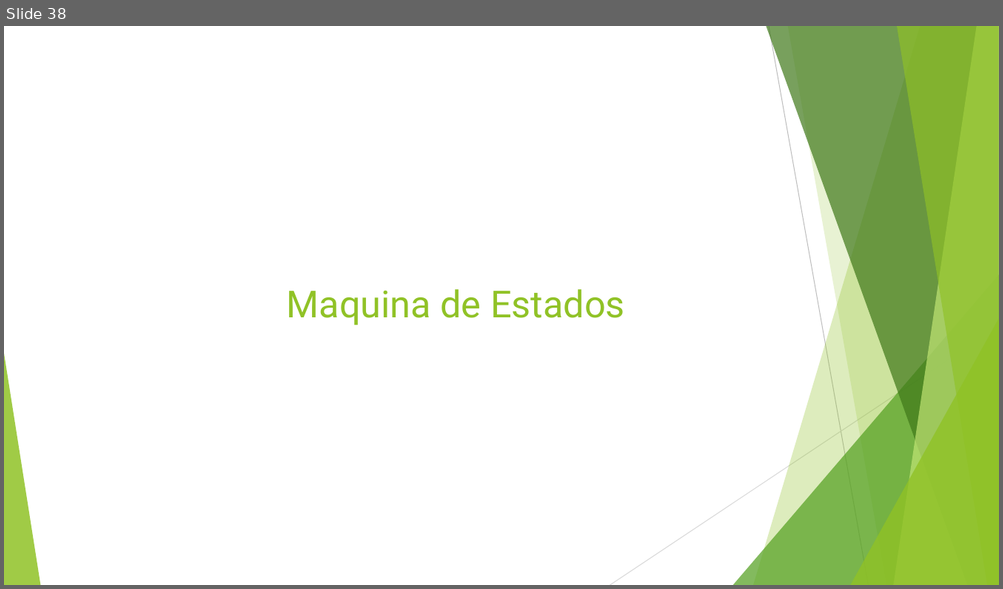
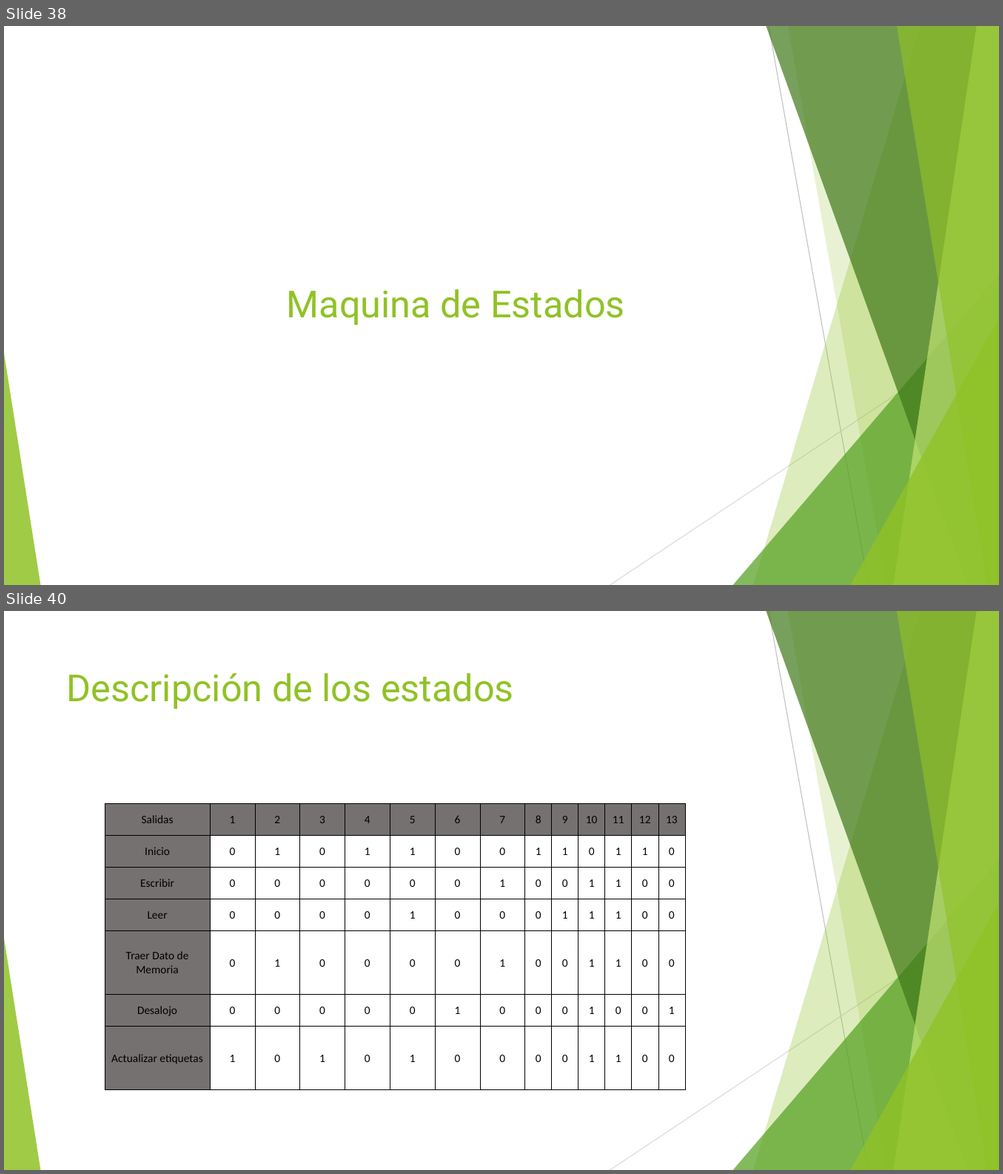
Before and after one commit to debruynmonge/Segundo-Proyecto-Arquitecura-de-Computadores, a slide deck: Proyecto de Arquitectura de Computadoras.pptx. Shown one above the other, each under a label of ours: slide 38 before the commit, slides 38 and 40 after it; the slides between them are not shown. The pictures are 1003x589 and 1003x1174 pixels, drawn with LibreOffice and Linux fonts; fonts in the diff are those of the drawing. Boxes give left, top, right and bottom in pixels: in the first picture for what was removed or moved away, otherwise in the second. Text is boxed around its words. In the diff, an @@ line names an element or a change of style, - is before the commit and + after.

```diff
--- a/Proyecto de Arquitectura de Computadoras.pptx
+++ b/Proyecto de Arquitectura de Computadoras.pptx
@@ slide 40 added at (4,611,999,1170), background #FFFFFF; not listed: 10 template elements that a slide beside it also shows @@
@@ title added at (67,673,514,709), 36 pt, text #90C226 @@
+Descripción de los estados
@@ table added at (105,804,685,1091), 7 rows, 14 columns @@
+Salidas | 1 | 2 | 3 | 4 | 5 | 6 | 7 | 8 | 9 | 10 | 11 | 12 | 13
+Inicio | 0 | 1 | 0 | 1 | 1 | 0 | 0 | 1 | 1 | 0 | 1 | 1 | 0
+Escribir | 0 | 0 | 0 | 0 | 0 | 0 | 1 | 0 | 0 | 1 | 1 | 0 | 0
+Leer | 0 | 0 | 0 | 0 | 1 | 0 | 0 | 0 | 1 | 1 | 1 | 0 | 0
+Traer Dato de Memoria | 0 | 1 | 0 | 0 | 0 | 0 | 1 | 0 | 0 | 1 | 1 | 0 | 0
+Desalojo | 0 | 0 | 0 | 0 | 0 | 1 | 0 | 0 | 0 | 1 | 0 | 0 | 1
+Actualizar etiquetas | 1 | 0 | 1 | 0 | 1 | 0 | 0 | 0 | 0 | 1 | 1 | 0 | 0
```
Also in this commit, not shown: 3 slides changed, 2 other slides added, 2 slides removed, 2 other files.
